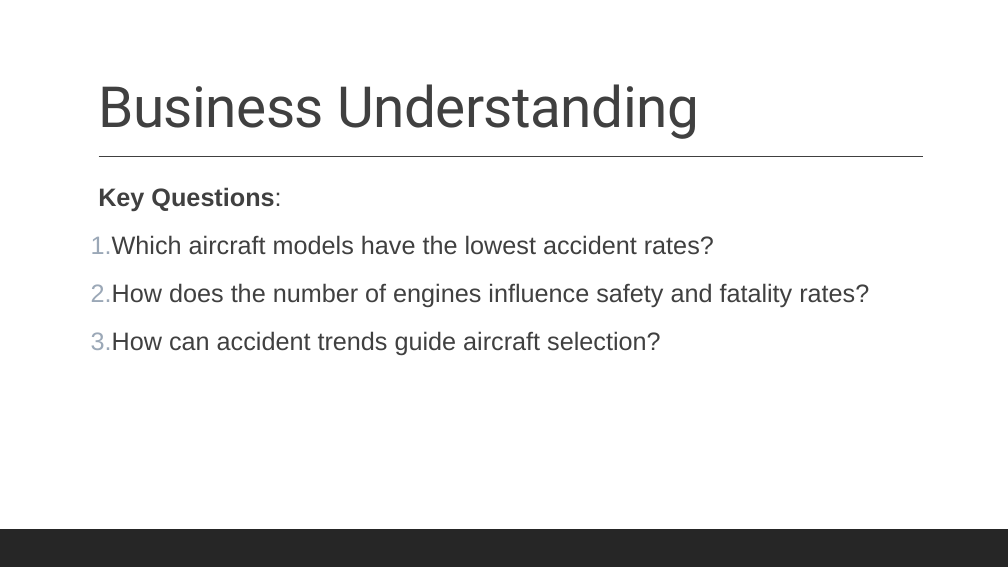
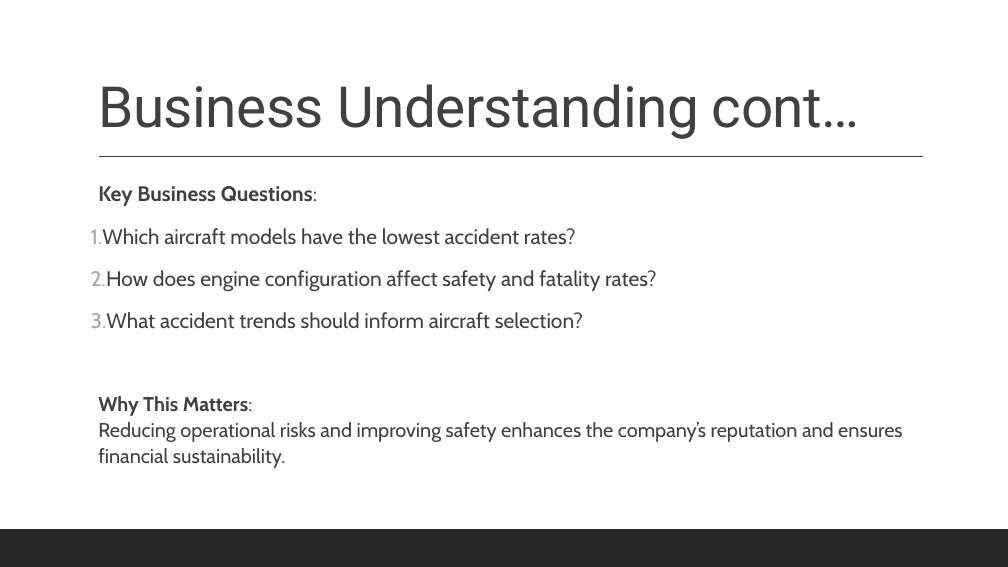
Before and after one commit to Lydia-byte-rgb/Phase-1-Project_Lydia, a slide deck: slide 4 of Phase_1_Project Slides.pptx. Drawn at 1008x567 pixels with LibreOffice and Linux fonts; fonts in the diff are those of the drawing. Boxes give left, top, right and bottom in pixels: in the first picture for what was removed or moved away, otherwise in the second. Text is boxed around its words. In the diff, an @@ line names an element or a change of style, - is before the commit and + after.

```diff
--- a/Phase_1_Project Slides.pptx
+++ b/Phase_1_Project Slides.pptx
@@ title at (98,84,860,139): text changed @@
-Business Understanding
+Business Understanding cont…
@@ text at (98,186,317,206): text changed; size 24 to 20 pt; font Arial to Cabin @@
-  Key Questions:
+  Key Business Questions:
@@ text at (91,228,576,244): size 24 to 20 pt, font Arial to Cabin in "Which aircraft models have the lowest accident ..." @@
@@ text at (91,270,903,468): text changed; size 24 to 19 pt; font Arial to Cabin @@
-2. How does the number of engines influence safety and fatality rates?
-3. How can accident trends guide aircraft selection?
+2. How does engine configuration affect safety and fatality rates?
+3. What accident trends should inform aircraft selection?
+  Why This Matters:
+  Reducing operational risks and improving safety enhances the company’s reputation and ensures financial sustainability.
```
Also in this commit, not shown: 9 other slides changed, 3 slides added, 1 slide removed, 2 other files.
